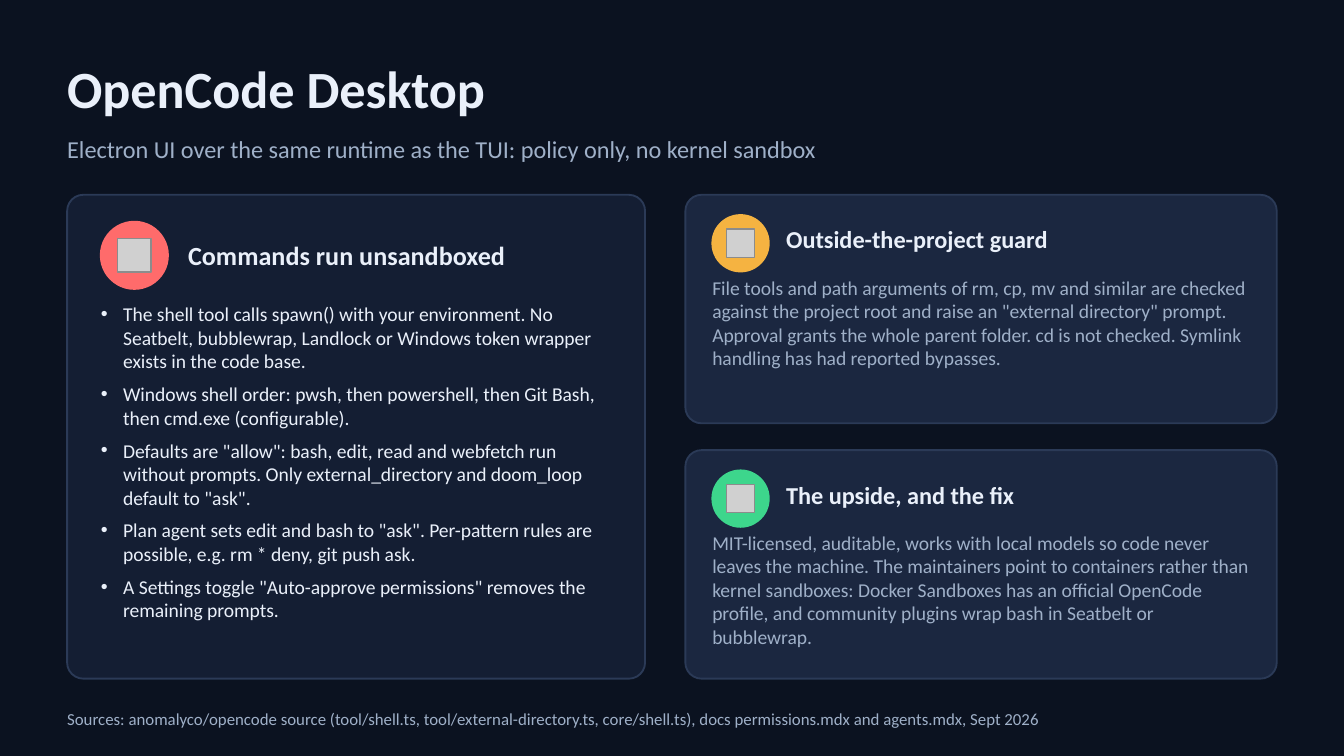
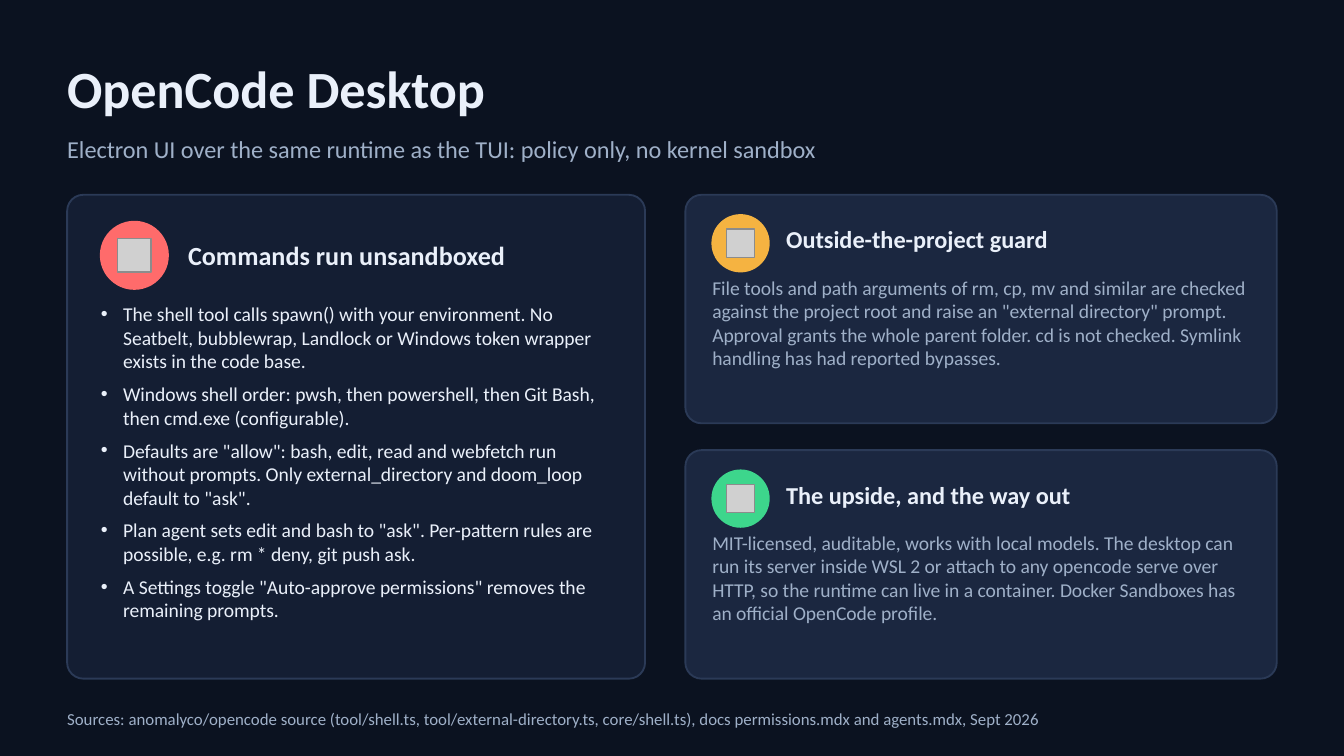
Before and after one commit to MichaelWakileh/contoso-creative-writer, a slide deck: slide 5 of docs/presentations/desktop-coding-agents-sandboxing-comparison.pptx. Drawn at 1344x756 pixels with LibreOffice and Linux fonts; fonts in the diff are those of the drawing; grey boxes stand for pictures. Boxes give left, top, right and bottom in pixels: in the first picture for what was removed or moved away, otherwise in the second. Text is boxed around its words. In the diff, an @@ line names an element or a change of style, - is before the commit and + after.

```diff
--- a/docs/presentations/desktop-coding-agents-sandboxing-comparison.pptx
+++ b/docs/presentations/desktop-coding-agents-sandboxing-comparison.pptx
@@ text at box(786, 487, 1070, 508): text changed @@
-The upside, and the fix
+The upside, and the way out
@@ text at box(712, 536, 1235, 623): text changed @@
-MIT-licensed, auditable, works with local models so code never leaves the machine. The maintainers point to containers rather than kernel sandboxes: Docker Sandboxes has an official OpenCode profile, and community plugins wrap bash in Seatbelt or bubblewrap.
+MIT-licensed, auditable, works with local models. The desktop can run its server inside WSL 2 or attach to any opencode serve over HTTP, so the runtime can live in a container. Docker Sandboxes has an official OpenCode profile.
```
Also in this commit, not shown: 3 other slides changed, 1 slide added.
